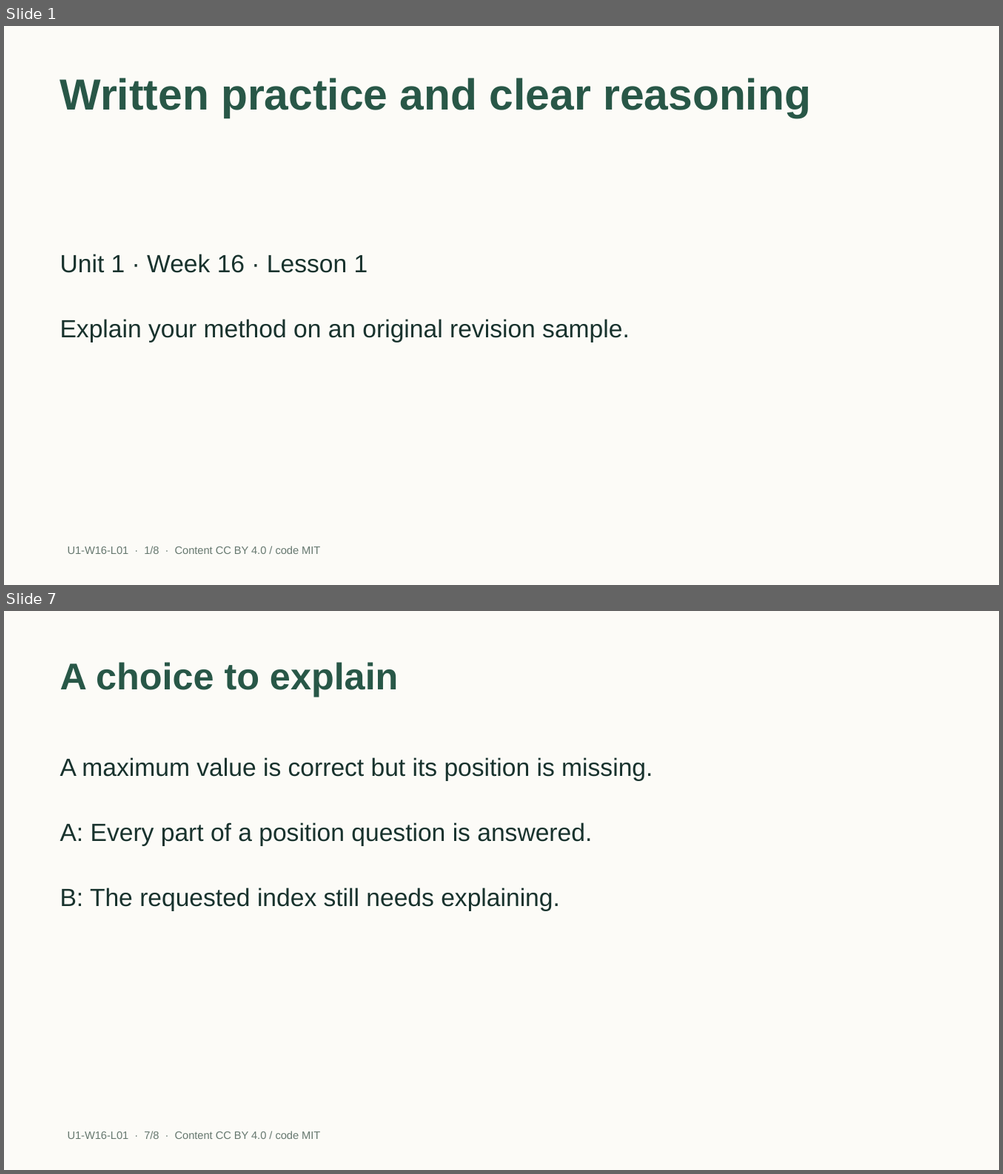
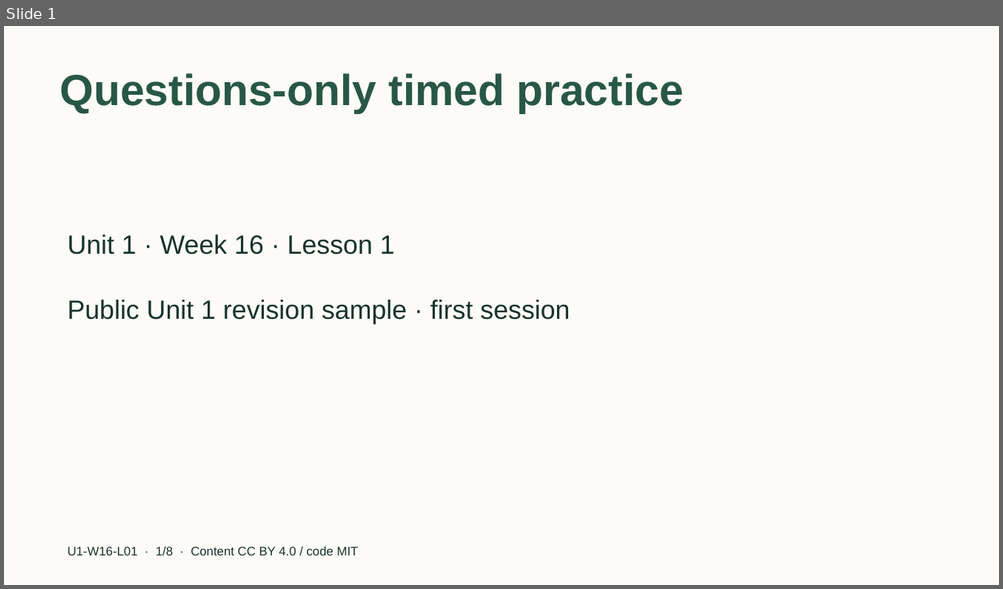
Before and after one commit to EdugenIO/cs-atar-textbook, a slide deck: dist/slides/u1-w16-l01.pptx. Shown one above the other, each under a label of ours: slides 1 and 7 before the commit, slide 1 after it; the slides between them are not shown. The pictures are 1003x1174 and 1003x589 pixels, drawn with LibreOffice and Linux fonts; fonts in the diff are those of the drawing. Boxes give left, top, right and bottom in pixels: in the first picture for what was removed or moved away, otherwise in the second. Text is boxed around its words. In the diff, an @@ line names an element or a change of style, - is before the commit and + after.

```diff
--- a/dist/slides/u1-w16-l01.pptx
+++ b/dist/slides/u1-w16-l01.pptx
@@ slide 7 removed at [4,611,999,1170], background #FCFBF7 @@
@@ title removed at [60,662,398,697] @@
-A choice to explain
@@ text removed at [60,758,652,781] @@
-A maximum value is correct but its position is missing.
@@ text removed at [60,823,592,846] @@
-A: Every part of a position question is answered.
@@ text removed at [60,888,560,911] @@
-B: The requested index still needs explaining.
@@ text removed at [68,1131,320,1139] @@
-U1-W16-L01 · 7/8 · Content CC BY 4.0 / code MIT
@@ slide 1 changed as well @@
@@ title at [60,73,683,113]: text changed @@
-Written practice and clear reasoning
+Questions-only timed practice
@@ text "Unit 1 · Week 16 ..." at [68,235,395,255]: size 24 to 25.5 pt; vertical alignment middle to top @@
@@ text "Public Unit 1 revision sample ..." at [68,300,569,324]: vertical alignment middle to top @@
@@ text at [68,300,569,324]: text changed; size 24 to 25.5 pt @@
-Explain your method on an original revision sample.
+Public Unit 1 revision sample · first session
@@ text "U1-W16-L01 · 1/8 · Content ..." at [68,547,358,556]: size 10.5 to 12 pt, text colour #66786F to #18322D @@
```
Also in this commit, not shown: 7 slides added, 6 other slides removed, 40 other files.
